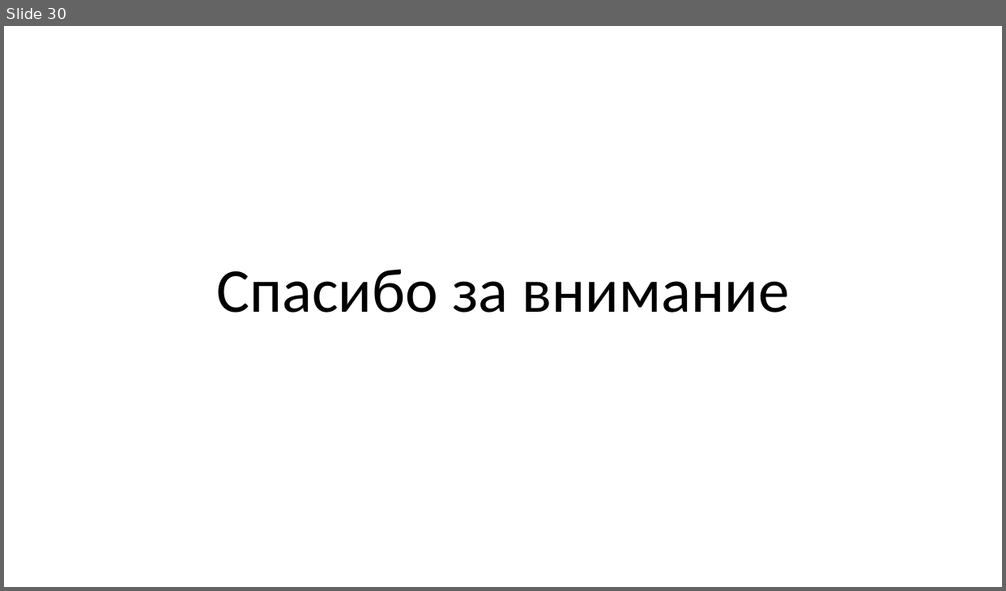
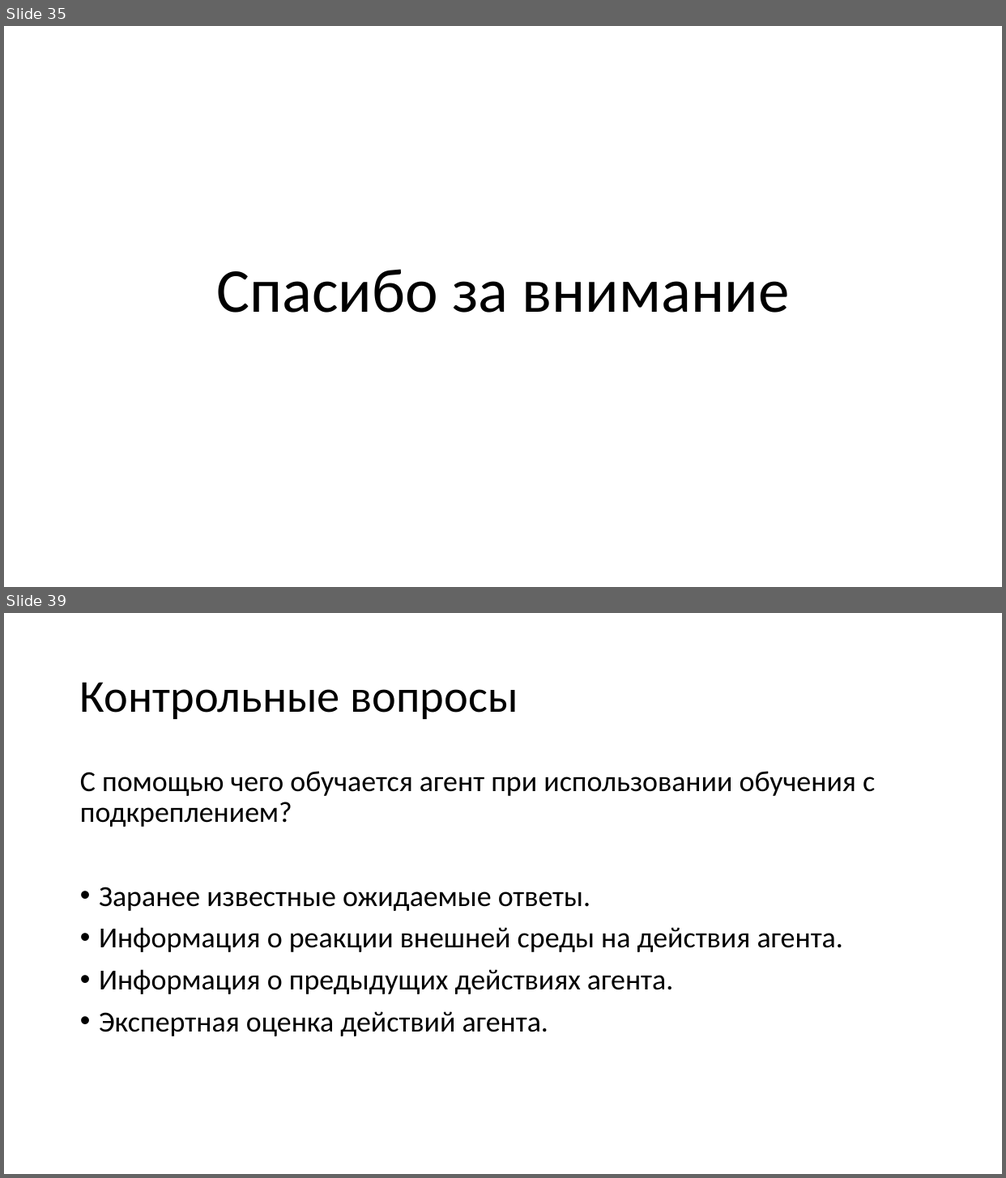
Before and after one commit to mosalov/AI_main_lectures, a slide deck: Лекция 2 23_09_2020.pptx. Shown one above the other, each under a label of ours: slide 30 before the commit, slides 35 and 39 after it; the slides between them are not shown. The pictures are 1006x591 and 1006x1178 pixels, drawn with LibreOffice and Linux fonts; fonts in the diff are those of the drawing. Boxes give left, top, right and bottom in pixels: in the first picture for what was removed or moved away, otherwise in the second. Text is boxed around its words. In the diff, an @@ line names an element or a change of style, - is before the commit and + after.

```diff
--- a/Лекция 2 23_09_2020.pptx
+++ b/Лекция 2 23_09_2020.pptx
@@ slide 39 added at [4, 613, 1002, 1174], background #FFFFFF @@
@@ title added at [80, 682, 518, 719], 44 pt, text #000000 @@
+Контрольные вопросы
@@ text added at [80, 771, 875, 1037], 28 pt, text #000000 @@
+С помощью чего обучается агент при использовании обучения с подкреплением?
+• Заранее известные ожидаемые ответы.
+• Информация о реакции внешней среды на действия агента.
+• Информация о предыдущих действиях агента.
+• Экспертная оценка действий агента.
@@ what was slide 30 is now slide 35 @@
```
Also in this commit, not shown: 1 slide changed, 13 other slides added, 3 other files.
